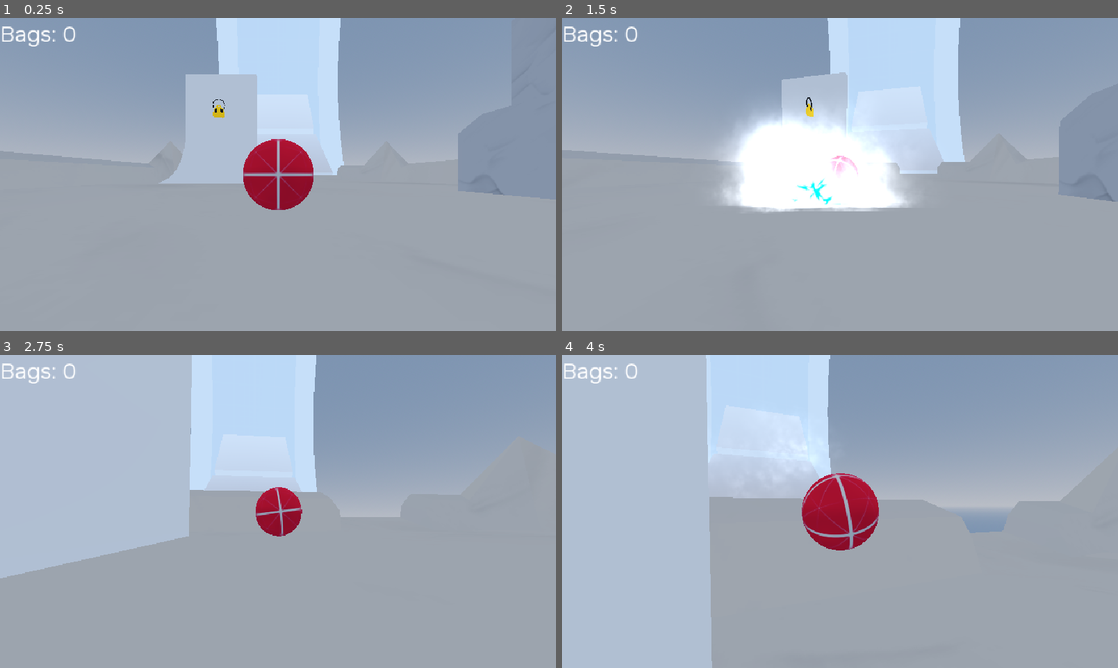
Above: before the commit, frames 1-4 (two rows, left to right).
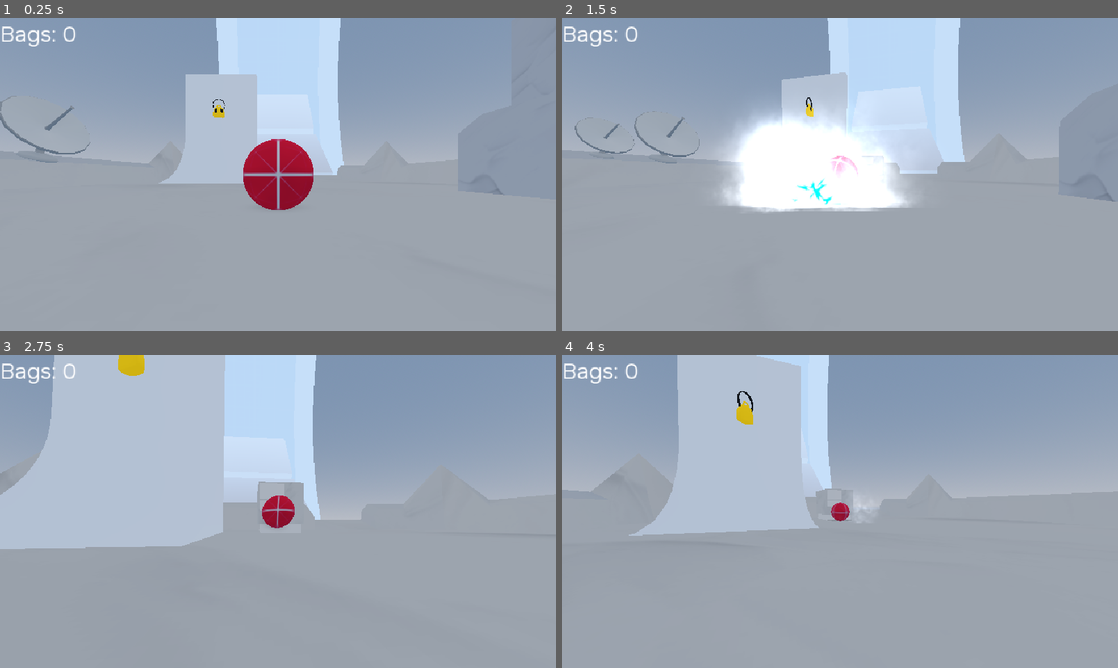
Above: after the commit, the same moments.

Repository: Bartticus/GMTK2025
Game: Godot game, scene res://Scenes/main/main.tscn
Two runs of this game, one before a commit and one after it. Both use one fixed random seed, a clock stepped at 60 frames per second and the inputs below.
Inputs (mouse positions are in pixels of both pictures, inside the frame that each line leads up to):
- Up to frame 1 (0.25 s): no input
- Up to frame 2 (1.5 s): move the mouse to (867, 174) at 0.52 s; hold Space (drift) 0.53-1.28 s; hold W (forward) from 0.53 s (still down); move the mouse to (812, 174) at 1.27 s; tap Mouse wheel down (wheel_down) at 1.35 s
- Up to frame 3 (2.75 s): keep holding W (forward); move the mouse to (289, 505) at 2.02 s; hold Mouse wheel up (wheel_up) from 2.03 s (still down)
- Up to frame 4 (4 s): keep holding W (forward); move the mouse to (834, 517) at 2.77 s; release Mouse wheel up (wheel_up) at 2.78 s; tap Space (drift) at 2.85 s; move the mouse to (878, 514) at 3.52 s; hold Mouse wheel down (wheel_down) from 3.53 s (still down)

The runs differ from the first frame. In frame 1, 0.3% of the frame differs, in the area x 0-17%, y 24-47%; in frame 2, 0.3%; in frame 3, 9.5%; in frame 4, 31%, in the area x 0-91%, y 0-100%.
Error after the commit: Invalid assignment of property or key 'global_rotation' with value of type 'Vector3' on a base object of type 'null instance'. (res://Models/Meshes/sat_dish.gd…

Commit message:
Added props, populated tutorial with some of them, added ball shadow

Diff:
--- a/Models/Crane.tscn
+++ b/Models/Crane.tscn
@@ -1,6 +1,6 @@
 [gd_scene load_steps=2 format=3 uid="uid://dsx7far2k206t"]
 
-[ext_resource type="PackedScene" uid="uid://bhw0x35eaghoe" path="res://Models/crane.blend" id="1_bxdq7"]
+[ext_resource type="PackedScene" uid="uid://bhw0x35eaghoe" path="res://Models/Meshes/crane.blend" id="1_bxdq7"]
 
 [node name="Crane" type="Node3D"]
 
--- /dev/null
+++ b/Models/FanVent.tscn
@@ -0,0 +1,29 @@
+[gd_scene load_steps=7 format=3 uid="uid://di4sj6n6qvd0q"]
+
+[ext_resource type="Script" uid="uid://c50r0u081031p" path="res://Models/Meshes/fan_vent.gd" id="1_vcysl"]
+[ext_resource type="PackedScene" uid="uid://1jmrco7nx72n" path="res://Models/Meshes/fanvent.glb" id="1_vhpek"]
+[ext_resource type="Material" uid="uid://djd6a48khejwv" path="res://Thaddeus/Steel.tres" id="2_g6nnx"]
+[ext_resource type="PackedScene" uid="uid://c7u2h22yrjodp" path="res://Models/Meshes/fans.glb" id="2_xy3xe"]
+[ext_resource type="Material" uid="uid://depe6uqdmeipf" path="res://Thaddeus/Dark.tres" id="3_pb2yc"]
+[ext_resource type="Material" uid="uid://cekxfm3rvyhlw" path="res://Thaddeus/White.tres" id="3_uggcu"]
+
+[node name="FanVent" type="Node3D"]
+transform = Transform3D(0.18, 0, 0, 0, 0.18, 0, 0, 0, 0.18, 0, 0, 0)
+script = ExtResource("1_vcysl")
+
+[node name="fanvent2" parent="." instance=ExtResource("1_vhpek")]
+
+[node name="fanvent" parent="fanvent2" index="0"]
+surface_material_override/0 = ExtResource("3_uggcu")
+surface_material_override/1 = ExtResource("2_g6nnx")
+
+[node name="fans" parent="." instance=ExtResource("2_xy3xe")]
+
+[node name="fan1" parent="fans" index="0"]
+surface_material_override/0 = ExtResource("3_pb2yc")
+
+[node name="fan2" parent="fans" index="1"]
+surface_material_override/0 = ExtResource("3_pb2yc")
+
+[editable path="fanvent2"]
+[editable path="fans"]
--- /dev/null
+++ b/Models/Meshes/fan_vent.gd
@@ -0,0 +1,8 @@
+extends Node3D
+
+@onready var fan1 : MeshInstance3D = $fans/fan1
+@onready var fan2 : MeshInstance3D = $fans/fan2
+
+func _process(delta: float) -> void:
+	fan1.rotate_y(delta)
+	fan2.rotate_y(delta)
--- /dev/null
+++ b/Models/Meshes/sat_dish.gd
@@ -0,0 +1,19 @@
+@tool
+
+extends Node3D
+
+
+
+@export var satdish : MeshInstance3D
+@onready var dish_body : StaticBody3D = $"satdish2/@StaticBody3D@43267"
+@export var dish_collidor : CollisionShape3D
+
+@export var dish_rotation : Vector3 = Vector3.ZERO:
+	set(value):
+		satdish.global_rotation = value
+		dish_collidor.global_rotation = value
+		dish_rotation = value
+
+func _ready() -> void:
+	satdish.position.y = 1.705
+	dish_body.position.y = 1.705
--- /dev/null
+++ b/Models/SatDish.tscn
@@ -0,0 +1,27 @@
+[gd_scene load_steps=5 format=3 uid="uid://cbbmhvuy14jw6"]
+
+[ext_resource type="Script" uid="uid://cb46kbjbp6tkb" path="res://Models/Meshes/sat_dish.gd" id="1_2jy1e"]
+[ext_resource type="PackedScene" uid="uid://0ktr4j52ajd1" path="res://Models/Meshes/satdish.glb" id="1_5o5eu"]
+[ext_resource type="Material" uid="uid://cekxfm3rvyhlw" path="res://Thaddeus/White.tres" id="2_fex7e"]
+[ext_resource type="Material" uid="uid://djd6a48khejwv" path="res://Thaddeus/Steel.tres" id="3_rbiq1"]
+
+[node name="SatDish" type="Node3D" node_paths=PackedStringArray("satdish", "dish_collidor")]
+script = ExtResource("1_2jy1e")
+satdish = NodePath("satdish2/satdish")
+dish_collidor = NodePath("satdish2/@StaticBody3D@43267/CollisionShape3D")
+
+[node name="satdish2" parent="." instance=ExtResource("1_5o5eu")]
+transform = Transform3D(0.18, 0, 0, 0, 0.18, 0, 0, 0, 0.18, 0, 0, 0)
+
+[node name="satdishbase" parent="satdish2" index="0"]
+surface_material_override/0 = ExtResource("2_fex7e")
+surface_material_override/1 = ExtResource("3_rbiq1")
+
+[node name="satdish" parent="satdish2" index="1"]
+transform = Transform3D(1, 0, 0, 0, 1, 0, 0, 0, 1, 0, 1.70543, 0)
+surface_material_override/0 = ExtResource("2_fex7e")
+
+[node name="CollisionShape3D" parent="satdish2/@StaticBody3D@43267" index="0"]
+transform = Transform3D(1, 0, 0, 0, 1, 0, 0, 0, 1, 0, 0, 0)
+
+[editable path="satdish2"]
--- a/Models/Walkway.tscn
+++ b/Models/Walkway.tscn
@@ -1,6 +1,6 @@
 [gd_scene load_steps=4 format=3 uid="uid://belm2gc5ufb0a"]
 
-[ext_resource type="PackedScene" uid="uid://d0xcmanc4jui1" path="res://Models/gantry.glb" id="1_qqba8"]
+[ext_resource type="PackedScene" uid="uid://d0xcmanc4jui1" path="res://Models/Meshes/gantry.glb" id="1_qqba8"]
 [ext_resource type="Material" uid="uid://bkvo47d3laj1v" path="res://Thaddeus/Visdev.tres" id="2_sr1x8"]
 [ext_resource type="Material" uid="uid://ybbnsrboni3v" path="res://Thaddeus/VisdevRed.tres" id="3_2fipu"]
 
--- a/Scenes/main/main.tscn
+++ b/Scenes/main/main.tscn
@@ -8,12 +8,14 @@
 [ext_resource type="Material" uid="uid://ybbnsrboni3v" path="res://Thaddeus/VisdevRed.tres" id="4_4jhlv"]
 [ext_resource type="PackedScene" uid="uid://dnsfd2lwdlfxf" path="res://Levels/Tutorial/tutorial_building.glb" id="5_dikqp"]
 [ext_resource type="Material" uid="uid://clj2r6ckqwdkd" path="res://Thaddeus/Red.tres" id="5_moneo"]
-[ext_resource type="PackedScene" path="res://Models/Walkway.tscn" id="6_4jhlv"]
+[ext_resource type="PackedScene" uid="uid://belm2gc5ufb0a" path="res://Models/Walkway.tscn" id="6_4jhlv"]
 [ext_resource type="Texture2D" uid="uid://dlxe1akiw2xmc" path="res://Thaddeus/white_tex.png" id="6_h0kdk"]
-[ext_resource type="Material" path="res://Thaddeus/White.tres" id="7_ebke8"]
+[ext_resource type="Material" uid="uid://cekxfm3rvyhlw" path="res://Thaddeus/White.tres" id="7_ebke8"]
 [ext_resource type="Material" uid="uid://djd6a48khejwv" path="res://Thaddeus/Steel.tres" id="8_1xtop"]
 [ext_resource type="PackedScene" uid="uid://wlw7qrjti27i" path="res://Scenes/bag/Bag.tscn" id="9_8lqer"]
 [ext_resource type="PackedScene" uid="uid://2k4oxqlcnm4k" path="res://Levels/rooftest.glb" id="9_io28c"]
+[ext_resource type="PackedScene" uid="uid://di4sj6n6qvd0q" path="res://Models/FanVent.tscn" id="9_padk7"]
+[ext_resource type="PackedScene" uid="uid://cbbmhvuy14jw6" path="res://Models/SatDish.tscn" id="10_akswq"]
 [ext_resource type="FontFile" uid="uid://dqvwl6qxiv1fs" path="res://Thaddeus/NataSans-Regular.ttf" id="10_ra8v3"]
 [ext_resource type="PackedScene" uid="uid://5yrwwj7cadsk" path="res://Scenes/menus/pause_screen.tscn" id="11_7y5iv"]
 [ext_resource type="AudioStream" uid="uid://da0fe8b25crcv" path="res://Sounds/ambi generic.mp3" id="14_dikqp"]
@@ -238,6 +240,17 @@
 [node name="Bag" parent="World/LightmapGI/Ring/Level1" instance=ExtResource("9_8lqer")]
 transform = Transform3D(-1.09278e-08, 0, -0.25, 0, 0.25, 0, 0.25, 0, -1.09278e-08, -1.10316, -45.5091, -1.60945)
 
+[node name="FanVent" parent="World/LightmapGI/Ring/Level1" instance=ExtResource("9_padk7")]
+transform = Transform3D(-7.86805e-09, 0, 0.18, 0, 0.18, 0, -0.18, 0, -7.86805e-09, 0.0969438, -46.5993, -1.93183)
+
+[node name="SatDish" parent="World/LightmapGI/Ring/Level1" instance=ExtResource("10_akswq")]
+transform = Transform3D(0.957158, 0.289566, 0, -0.289566, 0.957158, 0, 0, 0, 1, -2.56012, -46.2803, 0)
+dish_rotation = Vector3(0.255, 0, -0.73)
+
+[node name="SatDish2" parent="World/LightmapGI/Ring/Level1" instance=ExtResource("10_akswq")]
+transform = Transform3D(0.598224, 0.180979, 0, -0.180979, 0.598224, 0, 0, 0, 0.625, -2.58366, -46.2803, 0.593007)
+dish_rotation = Vector3(0.045, 0, -0.73)
+
 [node name="Level2" type="Node3D" parent="World/LightmapGI/Ring"]
 transform = Transform3D(1, 0, 0, 0, 1, 0, 0, 0, 1, 33.457, 0, 0)
 
--- a/Scenes/marble/marble.tscn
+++ b/Scenes/marble/marble.tscn
@@ -1,10 +1,11 @@
-[gd_scene load_steps=46 format=3 uid="uid://bo12c78cmhfo2"]
+[gd_scene load_steps=47 format=3 uid="uid://bo12c78cmhfo2"]
 
 [ext_resource type="Texture2D" uid="uid://cltj4mrbtrpao" path="res://Textures/texture_05.png" id="1_q4dig"]
 [ext_resource type="Script" uid="uid://b0af3bnnkqf4e" path="res://Scenes/marble/marble.gd" id="1_qlpfi"]
 [ext_resource type="Script" uid="uid://c4by3r2ovm4hr" path="res://Scenes/marble/visuals.gd" id="3_lpkg8"]
 [ext_resource type="Script" uid="uid://db5fnaevwh8s4" path="res://Scenes/marble/impact_fx.gd" id="4_mowa8"]
 [ext_resource type="Texture2D" uid="uid://bv4xqxdi0apg4" path="res://Thaddeus/FX/Tx_Burst_radial_01_MEDIUM.png" id="5_0ro2e"]
+[ext_resource type="Texture2D" uid="uid://dpi5lt0fhuk4w" path="res://Thaddeus/ballshadow.png" id="6_a0fhv"]
 [ext_resource type="FastNoiseLite" uid="uid://dy1pf1f0gay07" path="res://Scenes/marble/camera_shake_noise.tres" id="7_a0fhv"]
 [ext_resource type="AudioStream" uid="uid://bvcqrvylv4j3e" path="res://Scenes/marble/Marble roll loop.wav" id="7_mlxtt"]
 [ext_resource type="Script" uid="uid://cgh2hm7ll7wn4" path="res://Scenes/marble/third_person_camera.gd" id="8_0ovb4"]
@@ -233,6 +234,10 @@
 hframes = 2
 vframes = 2
 
+[node name="Shadow" type="Sprite3D" parent="Visuals"]
+transform = Transform3D(0.475, 0, 0, 0, -2.07629e-08, -0.475, 0, 0.475, -2.07629e-08, 0, -0.455717, 0)
+texture = ExtResource("6_a0fhv")
+
 [node name="groundDetection1" type="RayCast3D" parent="."]
 target_position = Vector3(0, -4, 0)
 
--- a/Scenes/marble/visuals.gd
+++ b/Scenes/marble/visuals.gd
@@ -17,6 +17,8 @@
 @export var squash_length : float = 0.3
 @onready var squash_timer : float = 0.0
 @onready var squash_intensity : float = 0.0
+
+@onready var shadow_alpha : float = 0.0
 
 @onready var linear_velocity_lastframe : Vector3 = Vector3.ZERO
 
@@ -45,6 +47,12 @@
 
 	set_identity()
 	global_position = marble.global_position
+
+	if marble.is_on_floor():
+		shadow_alpha = lerpf(shadow_alpha, 1.0, delta* 8.0)
+	else:
+		shadow_alpha = lerpf(shadow_alpha, 0.0, delta* 12.0)
+	$Shadow.modulate.a = shadow_alpha
 
 	smoothed_velocity = smoothed_velocity.lerp(marble.linear_velocity, delta * 7.0)
 	if not Vector3.UP.cross(-smoothed_velocity.normalized()).is_zero_approx() \
--- /dev/null
+++ b/Thaddeus/Dark.tres
@@ -0,0 +1,4 @@
+[gd_resource type="StandardMaterial3D" format=3 uid="uid://depe6uqdmeipf"]
+
+[resource]
+albedo_color = Color(0.236334, 0.236334, 0.236334, 1)
Not shown, added: Models/Meshes/border_wheel.blend.import
Not shown, added: Models/Meshes/crane.blend.import
Not shown, added: Models/Meshes/fan_vent.gd.uid
Binary file added: Models/Meshes/fans.glb
Not shown, added: Models/Meshes/fans.glb.import
Binary file added: Models/Meshes/fanvent.glb
Not shown, added: Models/Meshes/fanvent.glb.import
Renamed: Models/gantry.glb -> Models/Meshes/gantry.glb
Not shown, added: Models/Meshes/gantry.glb.import
Renamed: Models/rooftest.glb -> Models/Meshes/rooftest.glb
Not shown, added: Models/Meshes/rooftest.glb.import
Not shown, added: Models/Meshes/sat_dish.gd.uid
(and 20 more such lines)
